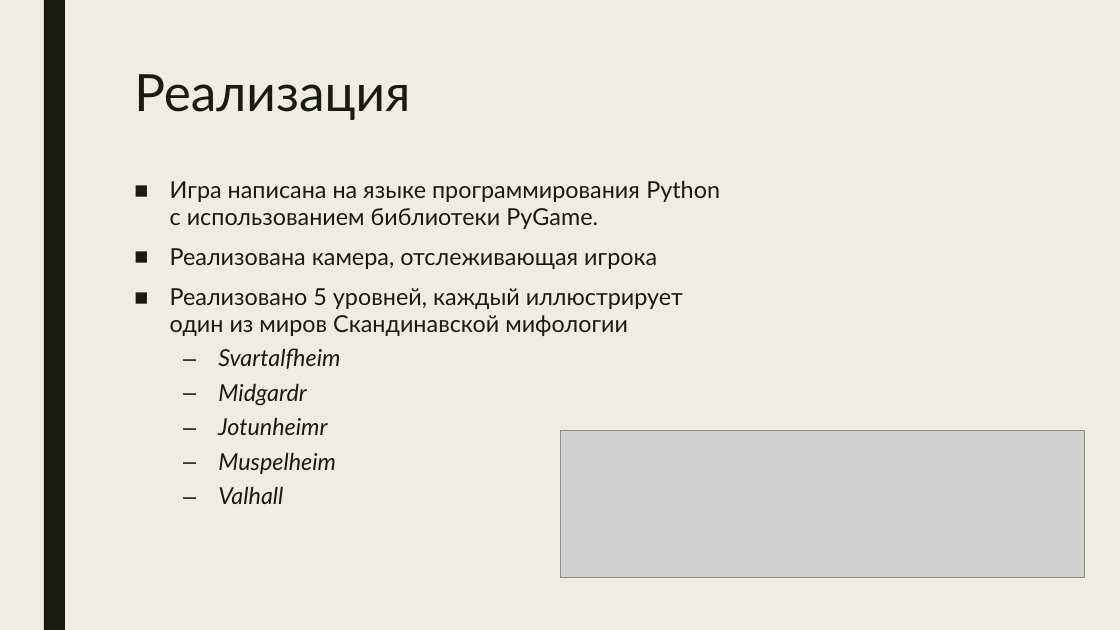
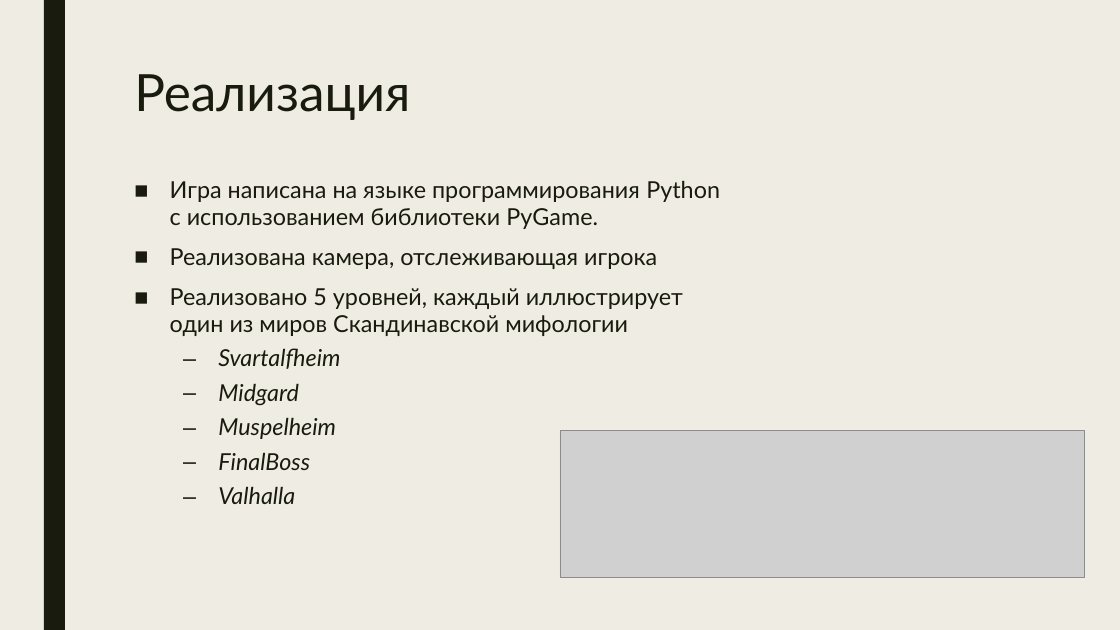
Before and after one commit to MZolotovitskiy/Osos-Journey-to-Valhalla, a slide deck: slide 3 of Documentation/The_Osos_Journey_to_Valhalla.pptx. Drawn at 1120x630 pixels with LibreOffice and Linux fonts; fonts in the diff are those of the drawing; grey boxes stand for pictures. Boxes give left, top, right and bottom in pixels: in the first picture for what was removed or moved away, otherwise in the second. Text is boxed around its words. In the diff, an @@ line names an element or a change of style, - is before the commit and + after.

```diff
--- a/Documentation/The_Osos_Journey_to_Valhalla.pptx
+++ b/Documentation/The_Osos_Journey_to_Valhalla.pptx
@@ text at [218,383,299,406]: text changed @@
-  – Midgardr
-  – Jotunheimr
+  – Midgard
@@ text at [218,452,310,504]: text changed @@
-  – Valhall
+  – FinalBoss
+  – Valhalla
```
Also in this commit, not shown: 3 other slides changed.
